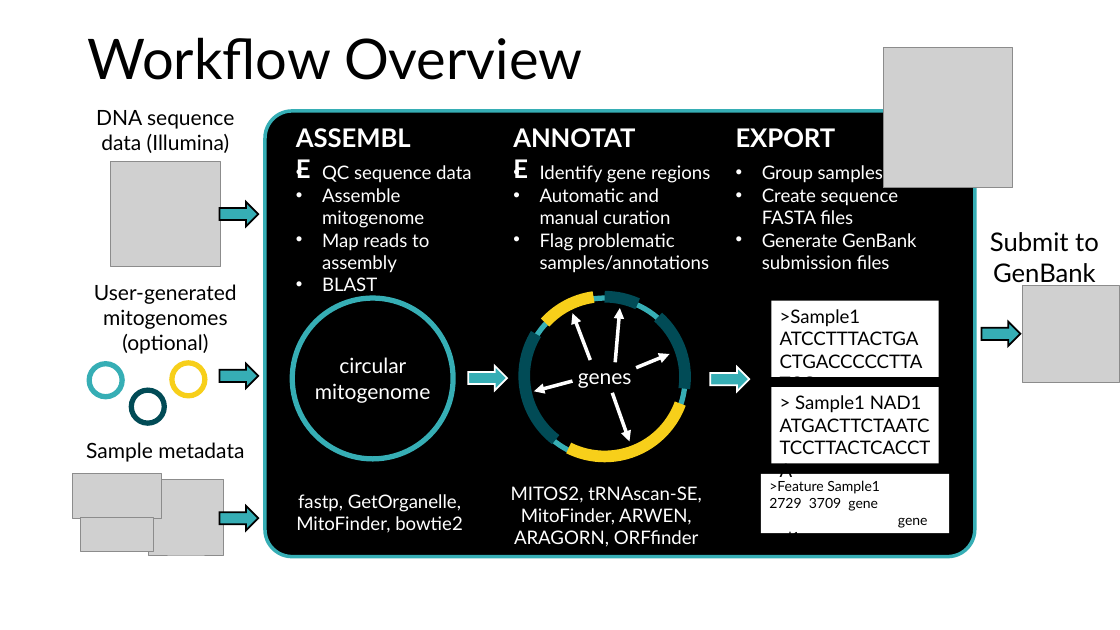
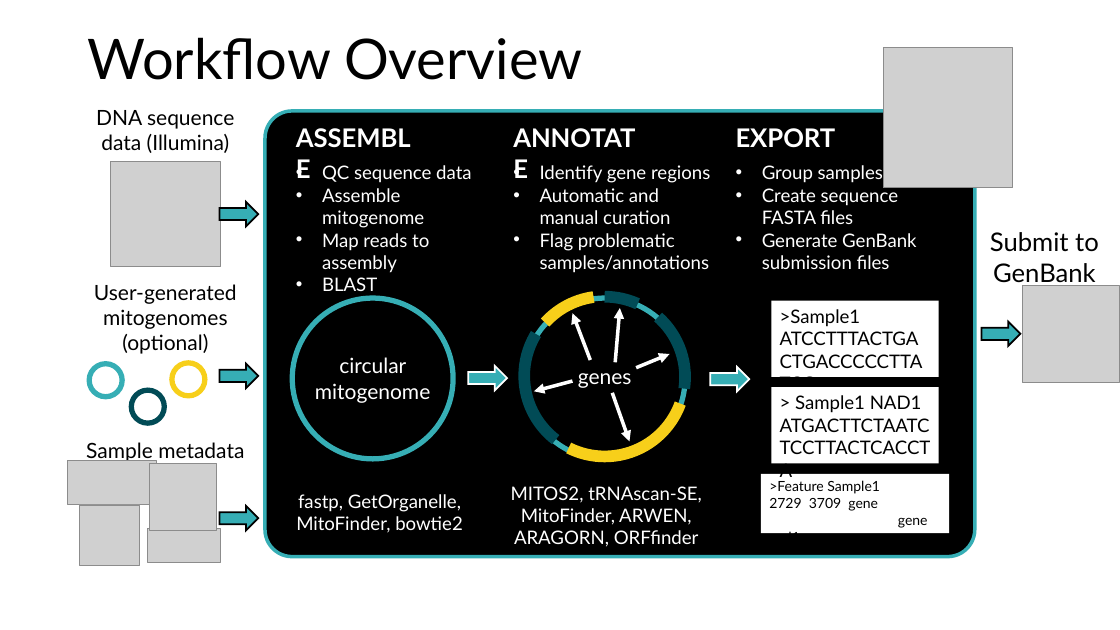
Before and after one commit to Smithsonian/MitoPilot, a slide deck: slide 1 of man/figures/workflow_overview.pptx. Drawn at 1120x630 pixels with LibreOffice and Linux fonts; fonts in the diff are those of the drawing; grey boxes stand for pictures. Boxes give left, top, right and bottom in pixels: in the first picture for what was removed or moved away, otherwise in the second. Text is boxed around its words. In the diff, an @@ line names an element or a change of style, - is before the commit and + after.

Commit message:
workflow diagram update

```diff
--- a/man/figures/workflow_overview.pptx
+++ b/man/figures/workflow_overview.pptx
@@ picture moved from (x1=73, y1=474, x2=161, y2=518) to (x1=68, y1=460, x2=156, y2=505) @@
@@ picture resized from (x1=149, y1=480, x2=224, y2=555) to (x1=150, y1=463, x2=217, y2=530) @@
@@ picture added at (x1=79, y1=505, x2=139, y2=565) @@
@@ picture moved from (x1=81, y1=518, x2=153, y2=551) to (x1=148, y1=528, x2=220, y2=562) @@
```
Also in this commit, not shown: 1 other file.
